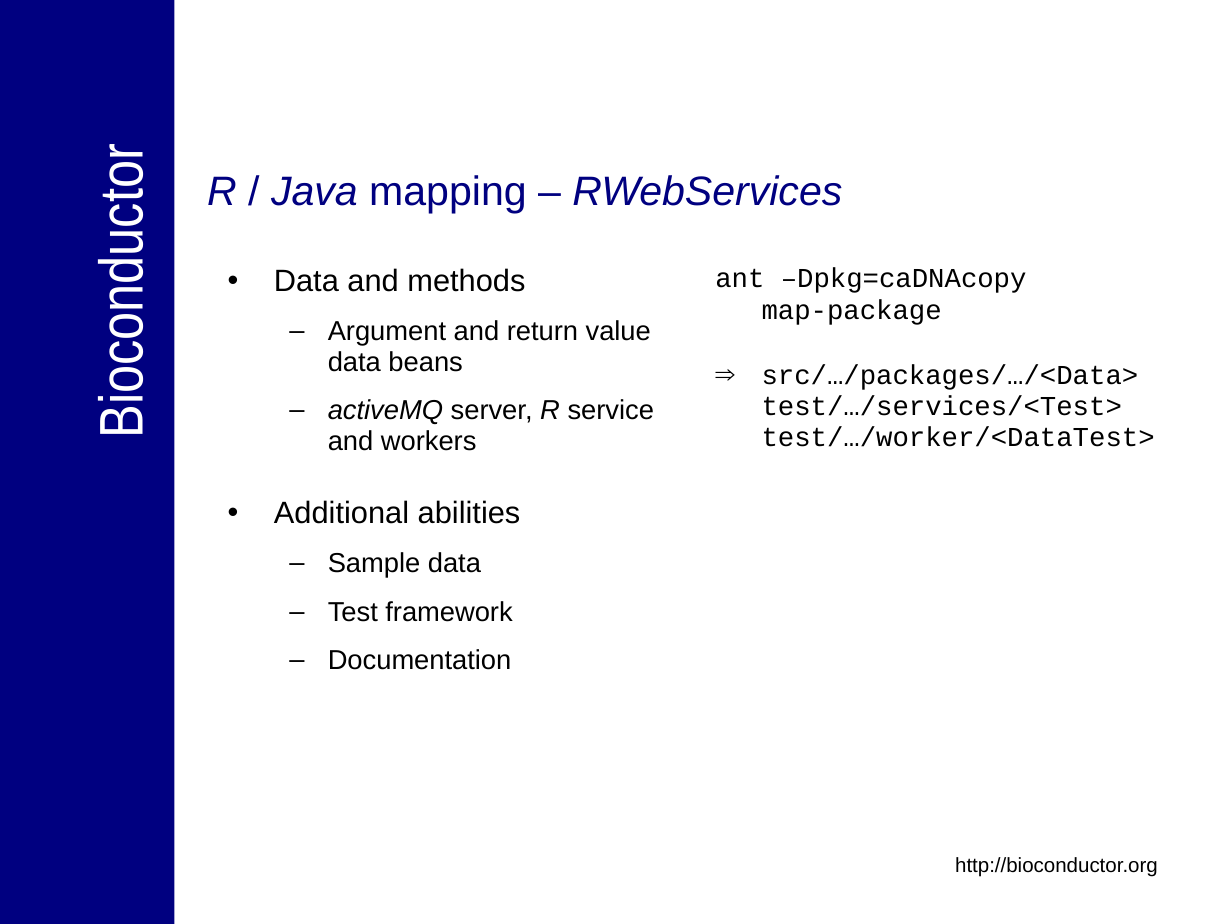
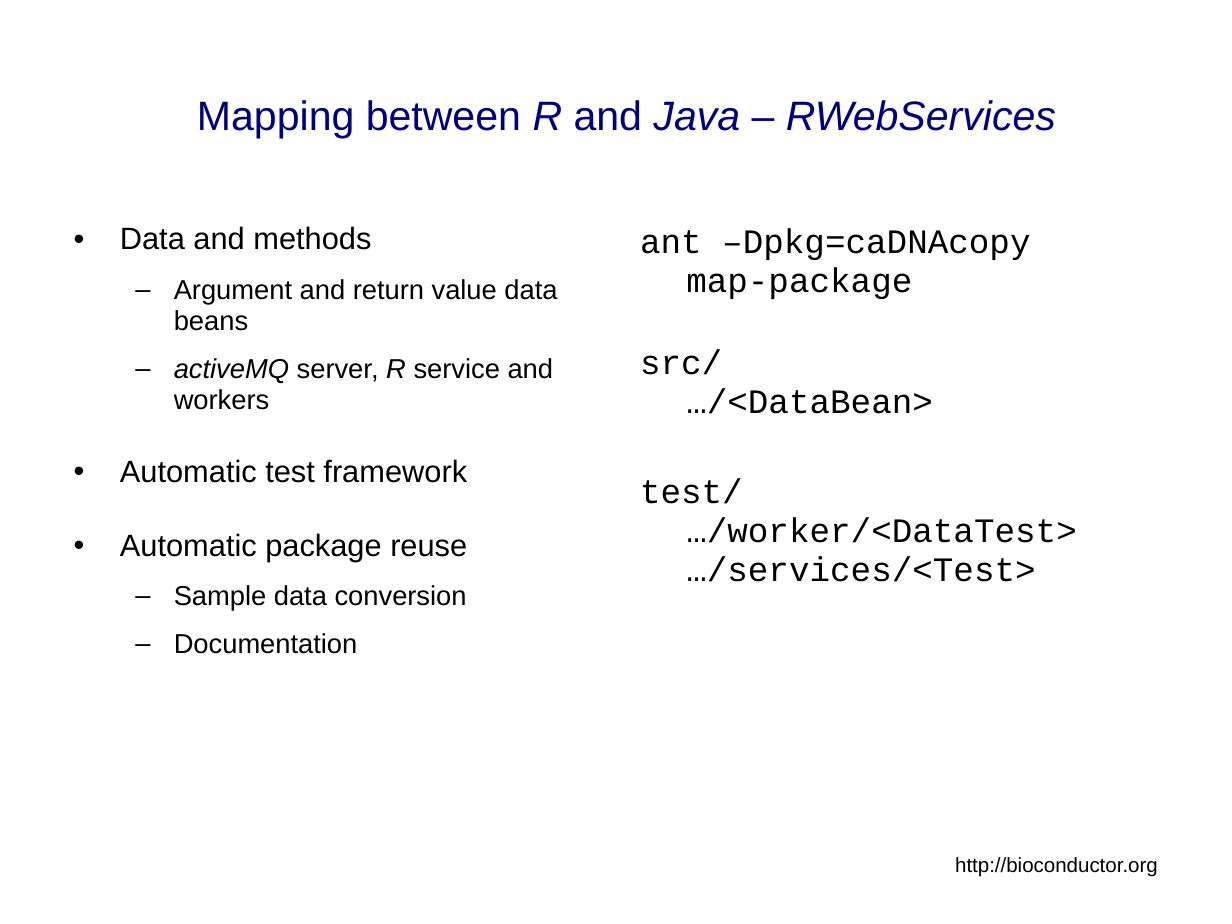
Before and after one commit to NCIP/bioconductor, a slide deck: slide 29 of bioconductor/Presentations/caBIG_Annual_Meeting_2007_Tech_Demo.ppt (slide 21 before the commit). Drawn at 1232x924 pixels with LibreOffice and Linux fonts; fonts in the diff are those of the drawing; background and template pictures are left out. Boxes give left, top, right and bottom in pixels: in the first picture for what was removed or moved away, otherwise in the second. Text is boxed around its words. In the diff, an @@ line names an element or a change of style, - is before the commit and + after.

```diff
--- a/bioconductor/Presentations/caBIG_Annual_Meeting_2007_Tech_Demo.ppt
+++ b/bioconductor/Presentations/caBIG_Annual_Meeting_2007_Tech_Demo.ppt
@@ rectangle removed at [0, 0, 175, 924] @@
@@ title "Mapping between R and Java ..." at [197, 100, 1056, 138]: vertical alignment top to middle @@
@@ title at [197, 100, 1056, 138]: text changed; italic off @@
-R / Java mapping – RWebServices
+Mapping between R and Java – RWebServices
@@ text removed at [86, 173, 156, 430] @@
-Bioconductor
@@ text "Data and methods": place and size @@
-text "Data and methods" at [274, 268, 654, 670]
+text "Data and methods" at [120, 226, 557, 654]
@@ text "ant –Dpkg=caDNAcopy map-package": place and size @@
-text "ant –Dpkg=caDNAcopy map-package" at [715, 268, 1155, 447]
+text "ant –Dpkg=caDNAcopy map-package" at [640, 228, 1077, 582]
@@ text at [640, 228, 1030, 299]: size 16 to 20 pt in "ant –Dpkg=caDNAcopy map-package"; more space between paragraphs @@
@@ text at [640, 349, 1077, 582]: text changed; size 16 to 20 pt @@
-⇒ src/…/packages/…/<Data> test/…/services/<Test>
-  test/…/worker/<DataTest>
+src/
+…/<DataBean>
+test/
+…/worker/<DataTest>
+…/services/<Test>
@@ text at [120, 459, 467, 611]: text changed; size 16 to 18 pt @@
-• Additional abilities
-  – Sample data
-  – Test framework
+• Automatic test framework
+• Automatic package reuse
+  – Sample data conversion
```
Also in this commit, not shown: 18 other slides changed, 21 slides added, 10 slides removed.
